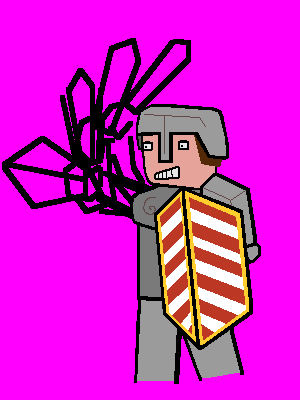
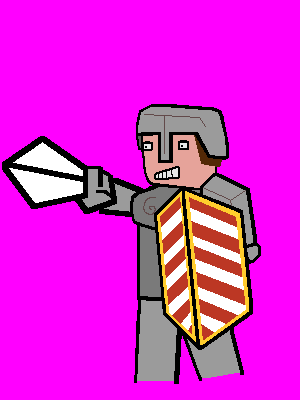
Comparing the layer stacks of the two 300x400 images. Changes:
moved "epee4" above "epee3", painted on it over [9, 136, 149, 212]
hid "epee3", moved it above "epee2", painted on it over [60, 68, 154, 219]
hid "epee2", moved it above "epee1", painted on it over [73, 38, 154, 212]
hid "epee1", painted on it over [99, 39, 191, 209]
